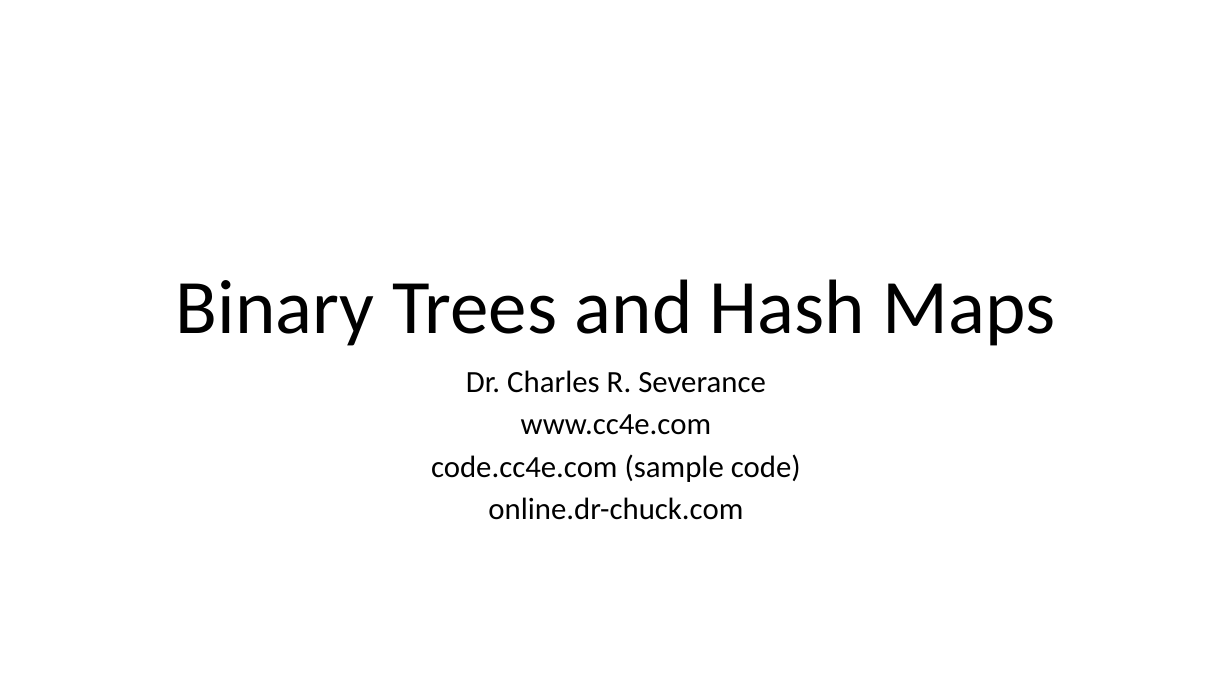
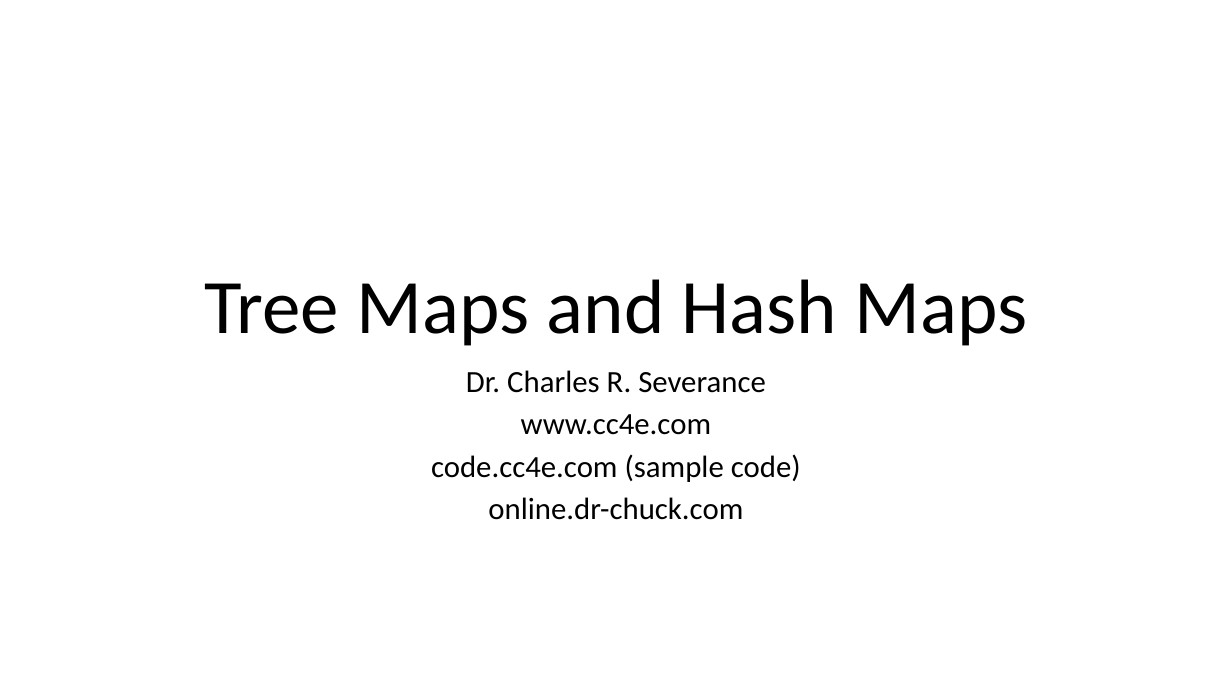
Before and after one commit to csev/cc4e, a slide deck: slide 1 of lectures/CC-05-Trees-Hash.pptx. Drawn at 1232x693 pixels with LibreOffice and Linux fonts; fonts in the diff are those of the drawing. Boxes give left, top, right and bottom in pixels: in the first picture for what was removed or moved away, otherwise in the second. Text is boxed around its words. In the diff, an @@ line names an element or a change of style, - is before the commit and + after.

```diff
--- a/lectures/CC-05-Trees-Hash.pptx
+++ b/lectures/CC-05-Trees-Hash.pptx
@@ title at box(204, 279, 1028, 346): text changed @@
-Binary Trees and Hash Maps
+Tree Maps and Hash Maps
```
Also in this commit, not shown: 3 slides added, 2 other files.
